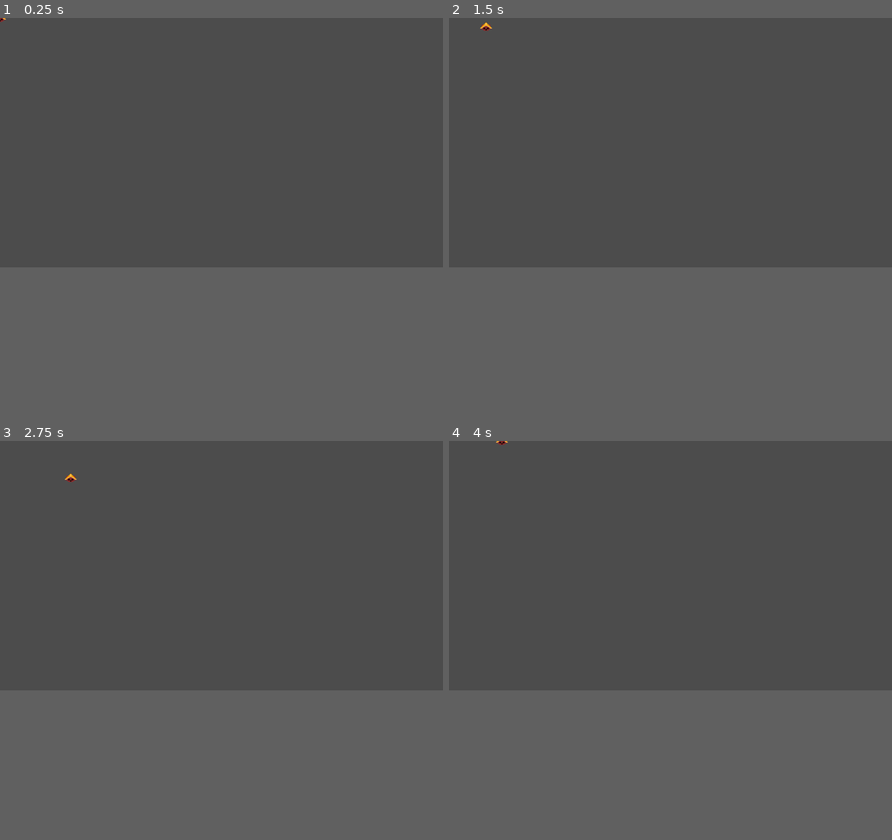
Above: before the commit, frames 1-4 (two rows, left to right).
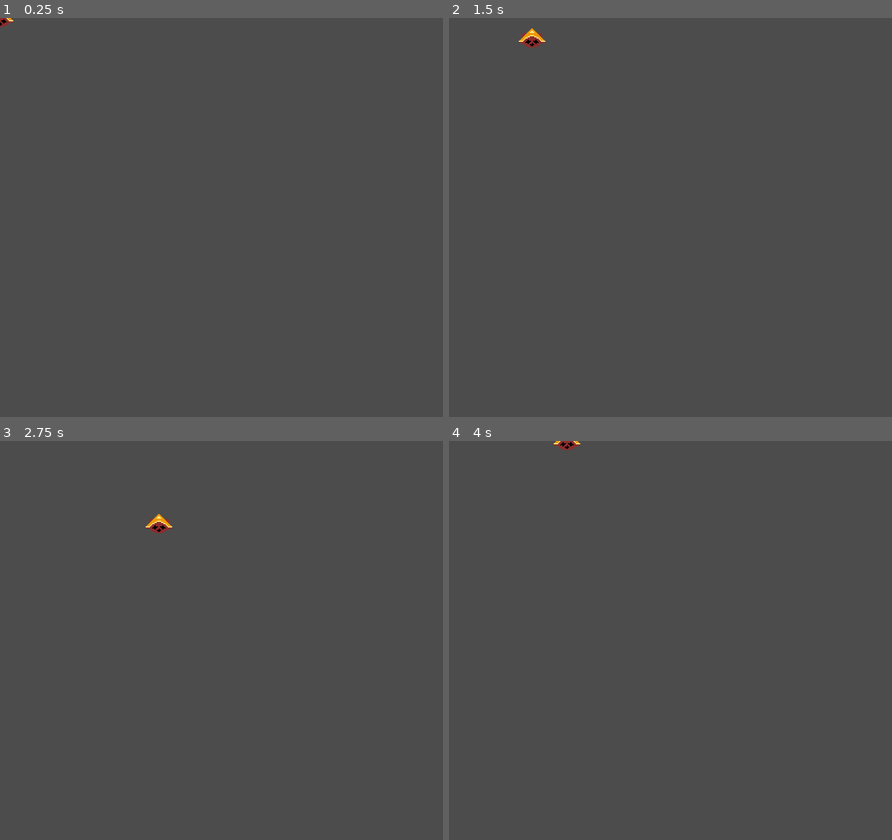
Above: after the commit, the same moments.

Repository: batomow/spaceinvaders
Game: Godot game, scene res://Scenes/Main.tscn
Two runs of this game, one before a commit and one after it. Both use one fixed random seed, a clock stepped at 60 frames per second and the inputs below.
Inputs:
- Up to frame 1 (0.25 s): no input
- Up to frame 2 (1.5 s): tap Enter at 0.5 s; hold D (second_right) 0.53-1.28 s; hold 1 0.53-1.28 s; tap 2 at 0.8, 1.35 s; hold S (second_down) from 1.28 s (still down)
- Up to frame 3 (2.75 s): tap 1 at 1.55 s; release S (second_down) at 2.03 s; hold D (second_right) from 2.03 s (still down); hold 1 from 2.03 s (still down); tap 2 at 2.3 s
- Up to frame 4 (4 s): release D (second_right) at 2.78 s; release 1 at 2.78 s; hold W (second_up) 2.78-3.53 s; tap 2 at 2.85, 3.8 s; tap 1 at 3.05 s; hold A (second_left) from 3.53 s (still down); hold 4 from 3.53 s (still down)
In our replay, the window is 800x450 before the commit and 800x720 after it. These sizes can differ from the game's own. Grey fills any space a smaller window leaves; there, only what the larger window draws over its background counts as a difference.

The runs differ from the first frame. In frame 1, less than 0.1% of the frame differs, in the area x 0-3%, y 0-3%; in frame 2, 0.2%; in frame 3, 0.2%, in the area x 14-39%, y 8-24%; in frame 4, 0.1%.

Commit message:
Adds Basic Movement

Diff:
--- /dev/null
+++ b/Scenes/Bullet.tscn
@@ -0,0 +1,8 @@
+[gd_scene load_steps=2 format=2]
+
+[ext_resource path="res://Art/bullet.png" type="Texture" id=1]
+
+[node name="Bullet" type="KinematicBody2D"]
+
+[node name="Sprite" type="Sprite" parent="."]
+texture = ExtResource( 1 )
--- /dev/null
+++ b/Scenes/Enemy.tscn
@@ -0,0 +1,31 @@
+[gd_scene load_steps=7 format=2]
+
+[ext_resource path="res://Art/enemy-green.png" type="Texture" id=1]
+[ext_resource path="res://El Santo/State.gd" type="Script" id=2]
+[ext_resource path="res://Scripts/Enemy States/evade.gd" type="Script" id=3]
+[ext_resource path="res://Scripts/Enemy States/dead.gd" type="Script" id=4]
+[ext_resource path="res://Scripts/Enemy States/enemy.gd" type="Script" id=5]
+
+[sub_resource type="CircleShape2D" id=1]
+radius = 14.0
+
+[node name="Enemy" type="KinematicBody2D"]
+position = Vector2( 116.343, 72.2878 )
+script = ExtResource( 5 )
+
+[node name="Sprite" type="Sprite" parent="."]
+texture = ExtResource( 1 )
+
+[node name="CollisionShape2D" type="CollisionShape2D" parent="."]
+shape = SubResource( 1 )
+
+[node name="Machine" type="Node" parent="."]
+script = ExtResource( 2 )
+type = 0
+target_path = NodePath("..")
+
+[node name="evade" type="Node" parent="Machine"]
+script = ExtResource( 3 )
+
+[node name="dead" type="Node" parent="Machine"]
+script = ExtResource( 4 )
--- a/Scenes/Main.tscn
+++ b/Scenes/Main.tscn
@@ -2,13 +2,12 @@
 
 [ext_resource path="res://Art/spaceship-red.png" type="Texture" id=1]
 [ext_resource path="res://El Santo/State.gd" type="Script" id=2]
-[ext_resource path="res://Scripts/Move.gd" type="Script" id=3]
-[ext_resource path="res://Scripts/Player.gd" type="Script" id=4]
-[ext_resource path="res://Scripts/Trapped.gd" type="Script" id=5]
-[ext_resource path="res://Scripts/Dead.gd" type="Script" id=6]
+[ext_resource path="res://Scripts/Player States/Move.gd" type="Script" id=3]
+[ext_resource path="res://Scripts/Player States/Player.gd" type="Script" id=4]
+[ext_resource path="res://Scripts/Player States/Trapped.gd" type="Script" id=5]
+[ext_resource path="res://Scripts/Player States/Dead.gd" type="Script" id=6]
 
 [sub_resource type="CircleShape2D" id=1]
-radius = 11.0049
 
 [node name="Node2D" type="Node2D"]
 __meta__ = {
--- /dev/null
+++ b/Scripts/Enemy States/dead.gd
@@ -0,0 +1,8 @@
+extends State
+
+func enter():
+    print("enemy dead")
+
+func evaluate(_delta):
+    if Input.is_key_pressed(KEY_1):
+        machine.next = machine.states['evade']
--- /dev/null
+++ b/Scripts/Enemy States/enemy.gd
@@ -0,0 +1,9 @@
+extends KinematicBody2D
+
+onready var machine:State = get_node('Machine')
+
+func _process(delta):
+    machine.evaluate(delta)
+
+func _physics_process(delta):
+    machine.execute(delta)
--- /dev/null
+++ b/Scripts/Enemy States/evade.gd
@@ -0,0 +1,38 @@
+extends State
+
+var timer: Timer = null
+var direction := Vector2()
+var randirs = [Vector2.UP, Vector2.DOWN, Vector2.RIGHT, Vector2.LEFT]
+var sample: Array = [0, 1, 2, 3, 0, 1, 2, 3, 0, 1, 2, 3, 0, 1, 2, 3, 0, 1, 2, 3, 0, 1, 2, 3]
+export (float) var speed = 25
+
+func enter():
+	print("enemy evading")
+	sample.shuffle()
+	if not timer:
+		var new_timer = Timer.new()
+		new_timer.wait_time = 2
+		new_timer.autostart = true
+		(target as Node).add_child(new_timer)
+		new_timer.connect("timeout", self, "_on_timeout")
+	else:
+		timer.start()
+
+func evaluate(_delta):
+	if Input.is_key_pressed(KEY_2):
+		machine.next = machine.states['dead']
+
+
+func execute(delta):
+	target.position += direction * delta * speed
+
+func _on_timeout():
+	var front = sample.front()
+	direction = randirs[front]
+	sample.pop_front()
+	sample.push_back(front)
+
+
+func exit():
+	if timer:
+		timer.stop()
--- a/project.godot
+++ b/project.godot
@@ -26,10 +26,13 @@
 
 [display]
 
-window/size/width=896
-window/size/height=504
+window/size/width=800
+window/size/height=720
 window/size/resizable=false
 window/size/borderless=true
+window/stretch/mode="2d"
+window/stretch/aspect="keep"
+window/stretch/shrink=2.0
 
 [importer_defaults]
 
Binary file added: Art/bullet.png
Not shown, added: Art/bullet.png.import
Binary file added: Art/enemy-green.png
Not shown, added: Art/enemy-green.png.import
Renamed: Scripts/Dead.gd -> Scripts/Player States/Dead.gd
Renamed: Scripts/Move.gd -> Scripts/Player States/Move.gd
Renamed: Scripts/Player.gd -> Scripts/Player States/Player.gd
Renamed: Scripts/Trapped.gd -> Scripts/Player States/Trapped.gd
